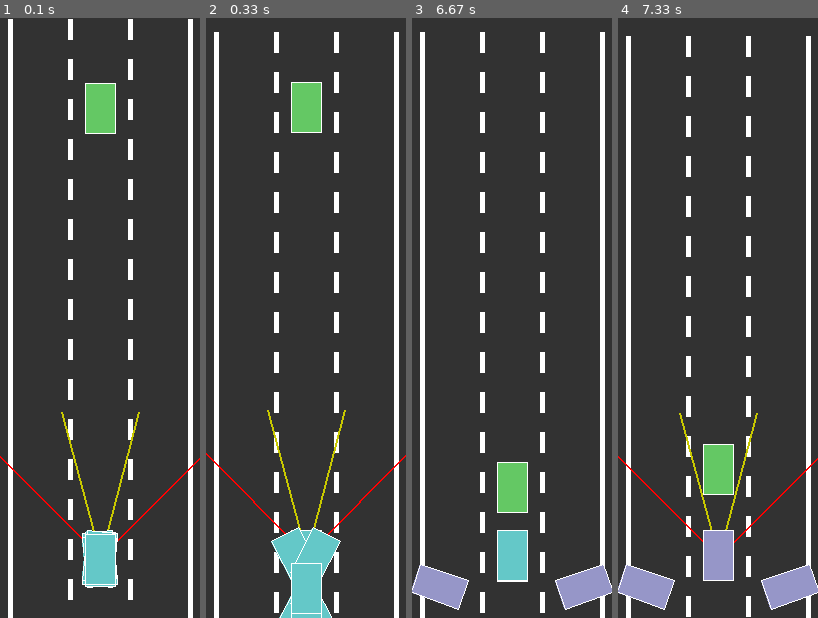
Above: before the commit, frames 1-4 (left to right).
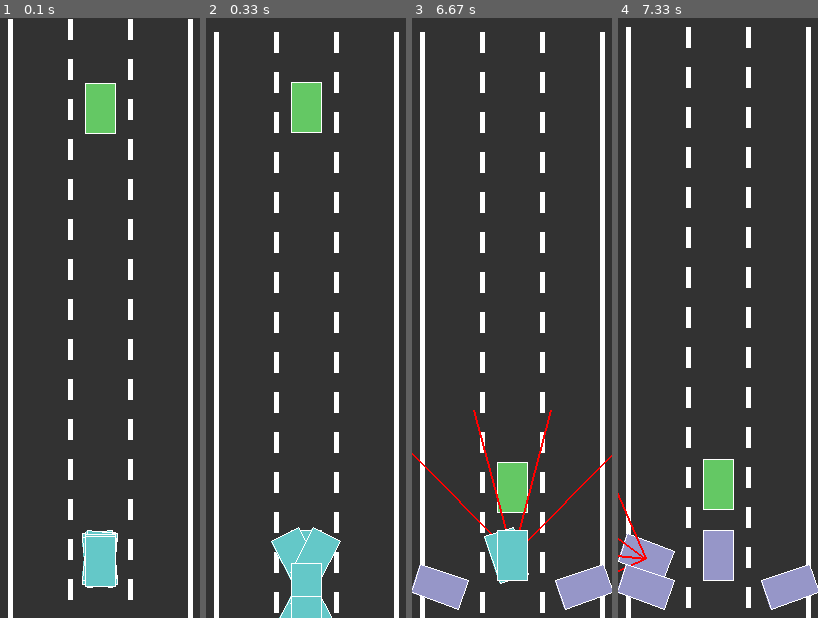
Above: after the commit, the same moments.

Repository: kc-raahi/self-driving-car-sim
Game: pygame game, started from car.py
Same seed, same stepped clock (60 frames per second), same inputs: the game is played once before the commit and once after it.
Inputs:
- Up to frame 1 (0.1 s): no input
- Up to frame 2 (0.33 s): no input
- Up to frame 3 (6.67 s): tap Enter every 0.33 s from 4.83 to 6.5 s
- Up to frame 4 (7.33 s): tap Enter at 6.83, 7.17 s

The runs differ from the first frame. In frame 1, 0.7% of the frame differs, in the area x 0-100%, y 65-95%; in frame 2, 0.7%; in frame 3, 1.0%; in frame 4, 5.1%, in the area x 0-100%, y 1-100%.

Commit message:
20230726 - tune NN

Diff:
--- a/car.py
+++ b/car.py
@@ -5,7 +5,7 @@
 from performance import dump, stop, start
 
 pygame.init()
-random.seed(40)
+# random.seed(40)
 
 CAR_SIZE_X = 30
 CAR_SIZE_Y = 50
